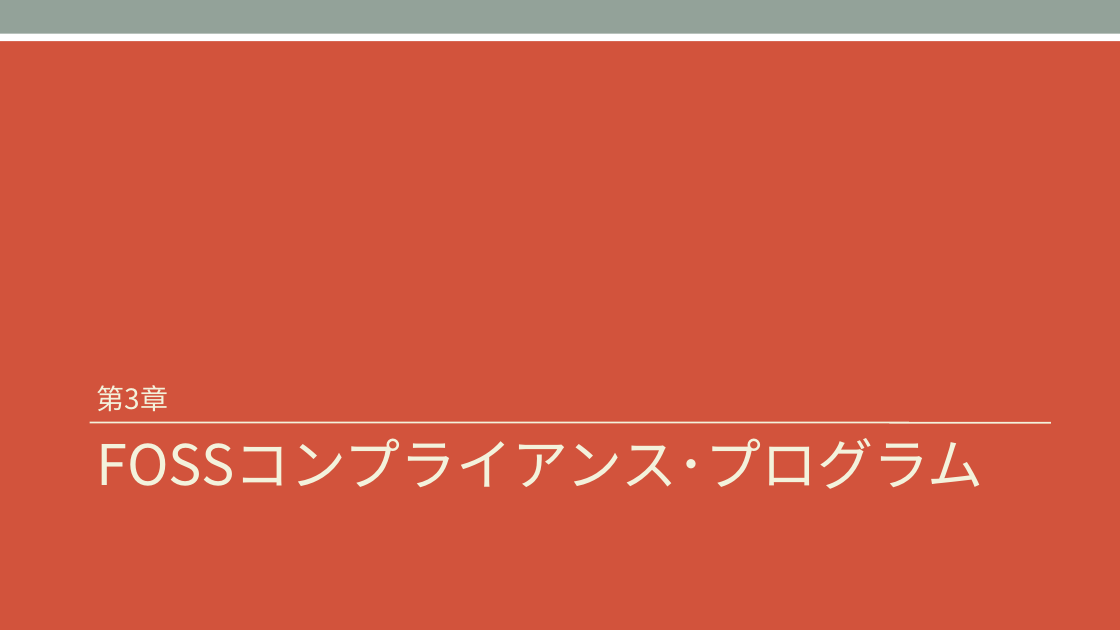
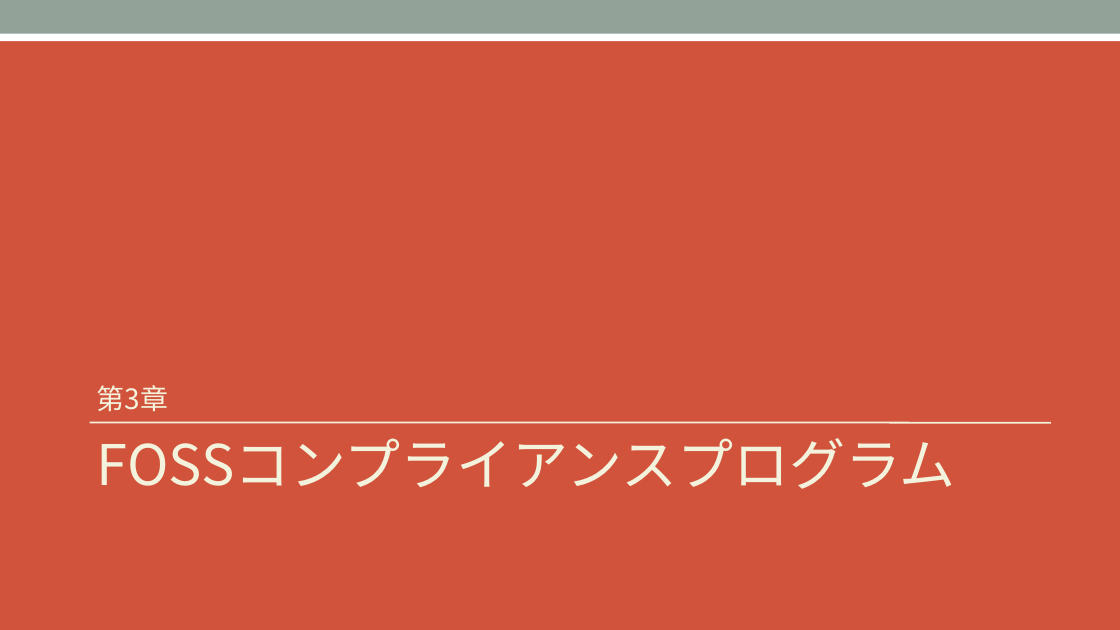
Before and after one commit to OpenChain-Project/OpenChain-JWG, a slide deck: slide 14 of Education_Material/Training/Training-FOSS-compl-process-jp.pptx. Drawn at 1120x630 pixels with LibreOffice and Linux fonts; fonts in the diff are those of the drawing. Boxes give left, top, right and bottom in pixels: in the first picture for what was removed or moved away, otherwise in the second. Text is boxed around its words. In the diff, an @@ line names an element or a change of style, - is before the commit and + after.

```diff
--- a/Education_Material/Training/Training-FOSS-compl-process-jp.pptx
+++ b/Education_Material/Training/Training-FOSS-compl-process-jp.pptx
@@ text at (97,438,956,489): text changed @@
-FOSSコンプライアンス･プログラム
+FOSSコンプライアンスプログラム
```
Also in this commit, not shown: 6 other slides changed, 1 other file.
